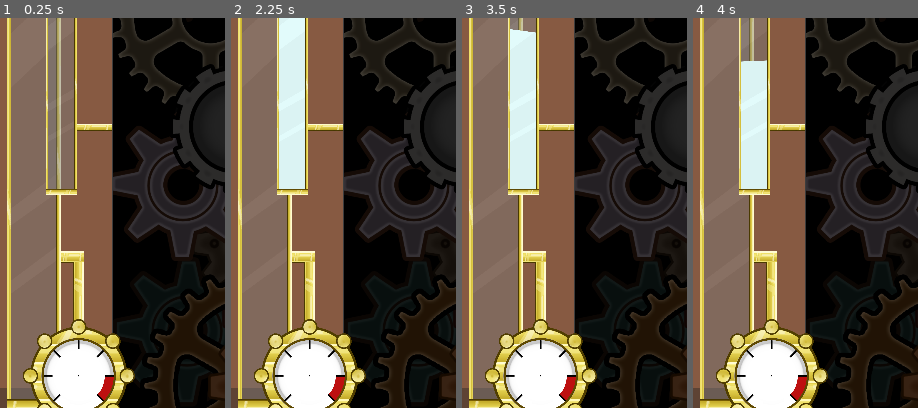
Above: before the commit, frames 1-4 (left to right).
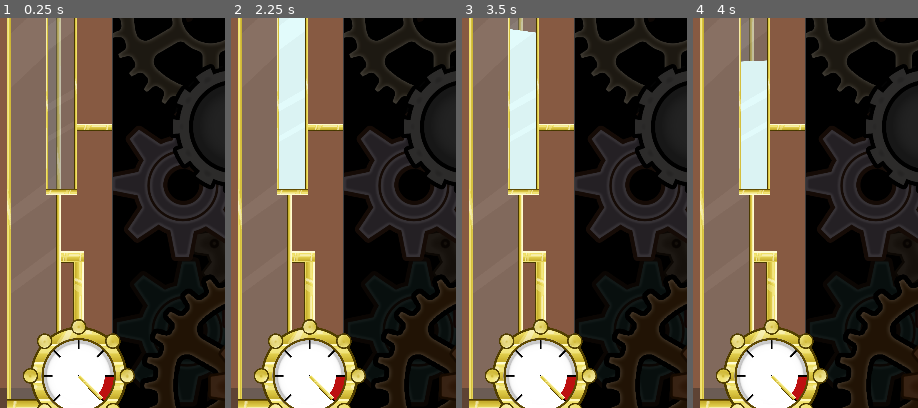
Above: after the commit, the same moments.

Repository: IIS-Mobile/PGiAnUP_zima_2024_stacjonarne_Catblast_Studio
Game: Godot game, scene res://scenes/main.tscn
Two runs of this game, one before a commit and one after it. Both use one fixed random seed, a clock stepped at 60 frames per second and the inputs below.
Inputs (mouse positions are % of the whole screen's width and height, from its top left):
- Up to frame 1 (0.25 s): no input
- Up to frame 2 (2.25 s): click "Toggle idle" at 0.5 s; click "Add a gear" at 1.25 s; click "Boost for 5 sec." at 2 s
- Up to frame 3 (3.5 s): click (62, 51) at 2.75 s
- Up to frame 4 (4 s): click "Gears" at 3.5 s
The pictures show only the part of the screen within x 0-50%, y 35-85%; the shares and areas given below are measured in that part.

The runs differ from the first frame. In frame 1, 0.1% of the frame differs, in the area x 34-46%, y 91-98%; in frame 2, 0.1%; in frame 3, 0.1%; in frame 4, 0.1%.

Commit message:
Imperfect idle mode

Diff:
--- a/global.gd
+++ b/global.gd
@@ -3,6 +3,9 @@
 signal rotation_completed(index:int)
 signal tap_performed()
 signal release_steam()
+signal begin_idling(idling_time)
+
+# gauge hand rotation: -225deg to 45deg
 
 const MAX_GEARS = 80
 const GEARS_PER_ROW = 4
@@ -11,6 +14,7 @@
 const ROTATION_ANGLE = 30
 const IDLE_SPEED = 0.1
 const STEAM_LIMIT = 400
+const IDLING_TIME = 30 # in seconds
 
 var taps_count = 0
 var idle = false
@@ -19,11 +23,17 @@
 var buffer := 0.0
 var count := 0
 
+var idle_timer : Timer
 
 func _ready() -> void:
 	# init phases if no save state available
 	phases.resize(MAX_GEARS)
 	phases.fill(0.0)
+	connect("begin_idling", handle_idling)
+	idle_timer = Timer.new()
+	idle_timer.one_shot = true
+	add_child(idle_timer)
+
 
 var resource_names = ["tin", "copper", "brass", "bronze", "iron", "steel", "gold", "lead", "tungsten", "electrum"]
 var resources = {
@@ -77,3 +87,9 @@
 			if prev_phase > phases[child.index]:
 				child.handle_resource_popup()
 				emit_signal("rotation_completed", child.index)
+
+func handle_idling(idling_time):
+	Global.idle = true
+	await get_tree().create_timer(idling_time).timeout
+	print("NO CIEKAWE CZY FAKTYCZNIE TYLE MINIE (jak cos to mija bo sprawdzalem)")
+	Global.idle = false
--- a/scenes/main.gd
+++ b/scenes/main.gd
@@ -19,7 +19,7 @@
 
 func _on_idle_button_pressed() -> void:
 	if Global.taps_count >= Global.STEAM_LIMIT:
-		Global.idle = not Global.idle
 		Global.release_steam.emit()
+		Global.begin_idling.emit(Global.IDLING_TIME)
 	else:
 		print("NIEEEE NIE MOZESZ JESZCZE IDLOWAC MUSISZ NAPOMPOWAC PARY DO KOMORY")
--- a/scenes/steam_chamber.gd
+++ b/scenes/steam_chamber.gd
@@ -1,7 +1,7 @@
 extends Control
 
 var iterator = 0.01
-var index
+var index = 0
 
 func _ready() -> void:
 	Global.connect("release_steam", release_steam)
@@ -9,7 +9,6 @@
 	$Panel/Container/ProgressBar.max_value = Global.STEAM_LIMIT
 	$Panel/Container/ProgressBar2.max_value = 1
 	$Panel/Container/Whistle/CPUParticles2D.emitting = false
-	index = 0
 
 func _process(delta: float) -> void:
 	$Panel/Container/ProgressBar2.value = Global.buffer
@@ -19,7 +18,7 @@
 	index += iterator
 
 func increment_taps():
-	if Global.taps_count < Global.STEAM_LIMIT and Global.idle == false:
+	if Global.taps_count < Global.STEAM_LIMIT:
 		Global.taps_count += 1
 		$Panel/Container/ProgressBar.value = Global.taps_count
 
--- a/scenes/steam_chamber.tscn
+++ b/scenes/steam_chamber.tscn
@@ -178,3 +178,10 @@
 position = Vector2(331.537, 1304.22)
 scale = Vector2(0.616985, 0.419952)
 texture = ExtResource("6_fcbwt")
+
+[node name="GaugeHand" type="Sprite2D" parent="Panel/Container/SteamGauge"]
+position = Vector2(0.0706894, 0)
+rotation = 0.785398
+scale = Vector2(0.121846, 0.155358)
+texture = ExtResource("4_fd6e0")
+offset = Vector2(1000, 0)
